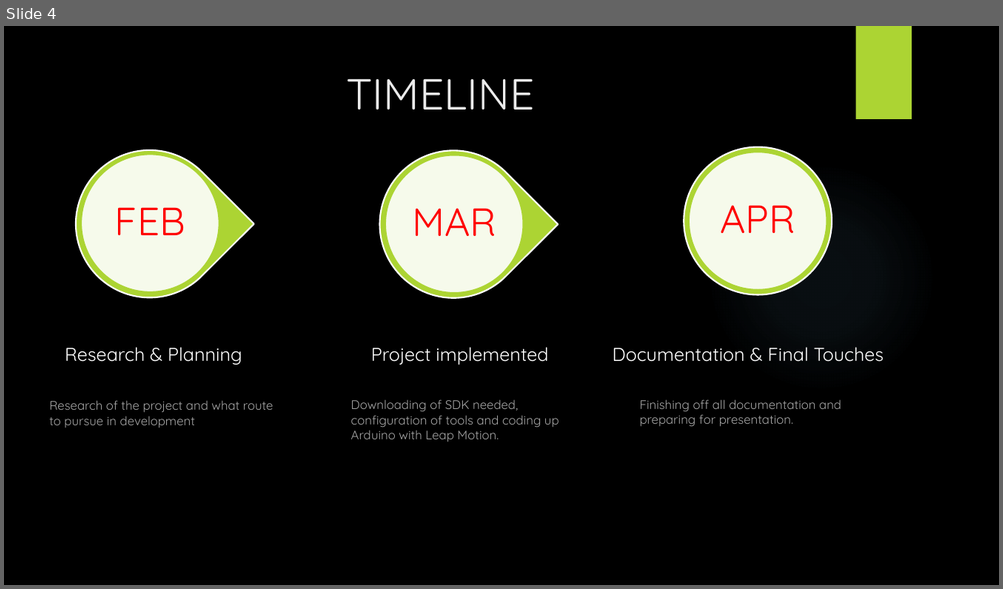
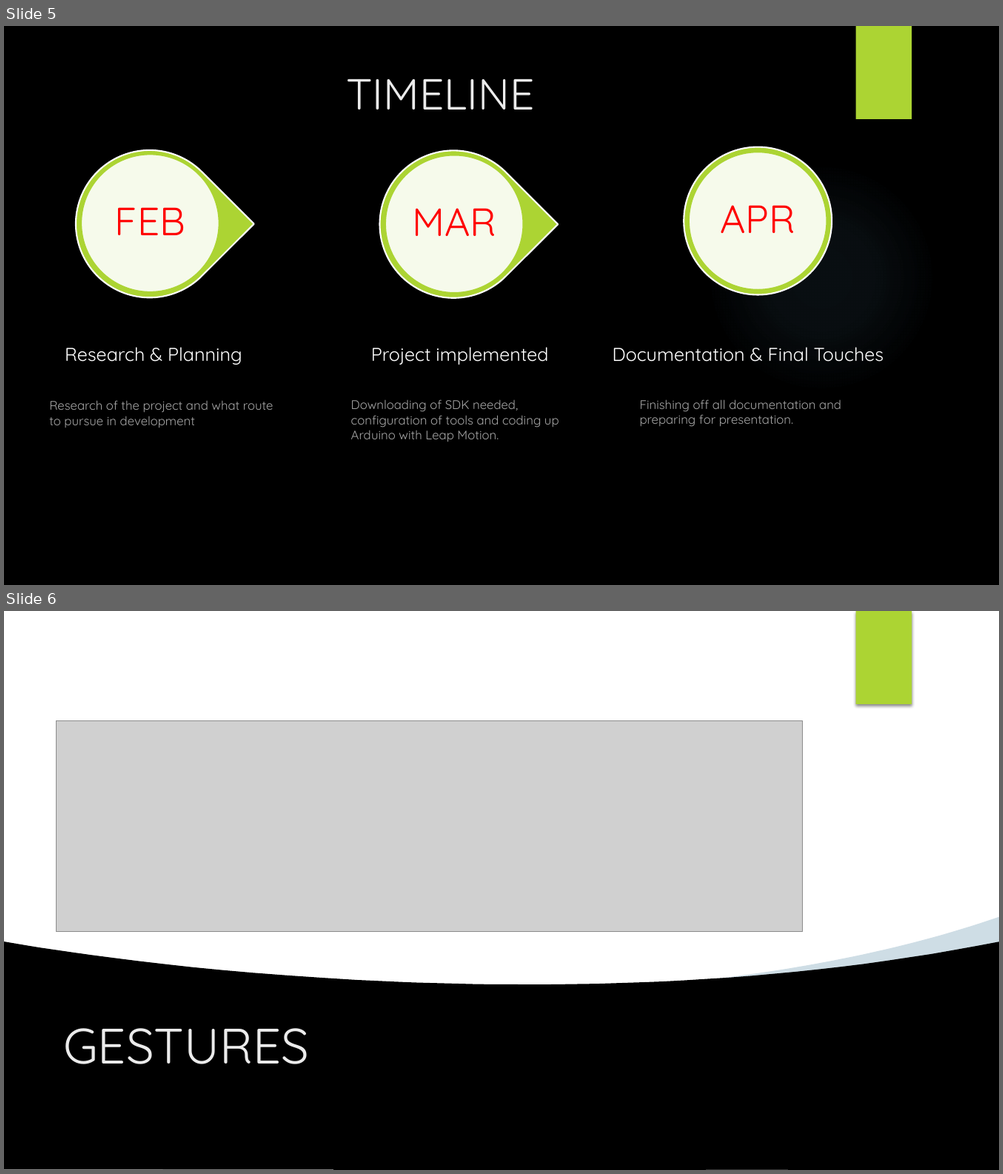
Before and after one commit to Gazza1996/Gesture-Based-UI, a slide deck: Presentation/PROJECT FOR GESTURE BASED UI DEVELOPMENT.pptx. Shown one above the other, each under a label of ours: slide 4 before the commit, slides 5 and 6 after it. The pictures are 1003x589 and 1003x1174 pixels, drawn with LibreOffice and Linux fonts; fonts in the diff are those of the drawing; grey boxes stand for pictures; background and template pictures are left out. Boxes give left, top, right and bottom in pixels: in the first picture for what was removed or moved away, otherwise in the second. Text is boxed around its words. In the diff, an @@ line names an element or a change of style, - is before the commit and + after.

```diff
--- a/Presentation/PROJECT FOR GESTURE BASED UI DEVELOPMENT.pptx
+++ b/Presentation/PROJECT FOR GESTURE BASED UI DEVELOPMENT.pptx
@@ slide 6 added at [4, 611, 999, 1170], background picture (left out) @@
@@ rectangle added at [4, 611, 999, 997], fill #FFFFFF @@
@@ picture added at [657, 611, 788, 704] @@
@@ rectangle added at [855, 611, 911, 704], fill #ACD433 @@
@@ picture added at [56, 721, 802, 932] @@
@@ picture added at [4, 829, 333, 1170] @@
@@ picture added at [4, 847, 128, 1040] @@
@@ freeform shape added at [716, 917, 999, 985], fill #0E5580 at 20% opacity @@
@@ freeform shape added at [4, 943, 999, 1170], fill #000000 @@
@@ title added at [63, 1028, 309, 1065], 48 pt, text #EBEBEB @@
+GESTURES
@@ picture added at [706, 1109, 788, 1170] @@
@@ what was slide 4 is now slide 5 @@
```
Also in this commit, not shown: 1 slide changed, 2 other slides added.
